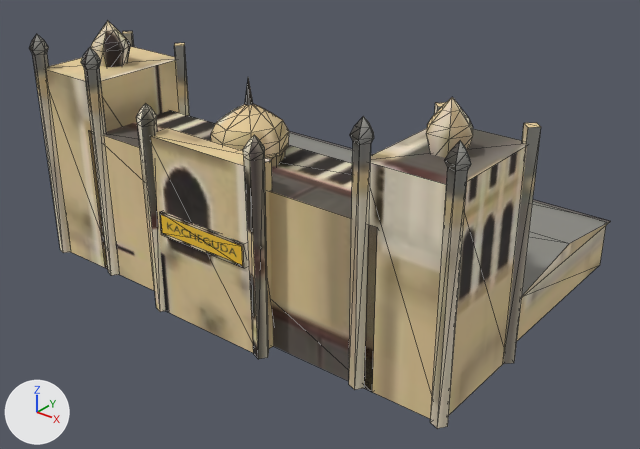
The glTF model nostalgia/assets3d/kachiguda_station.glb as it was, and as the next commit left it.
Rendered twice from a 50 mm camera at (102.2, -132.0, 89.5) aimed at (2.5, -7.4, 12.2). The lights are fixed; the arrows at lower left show +X, +Y and +Z. The older version comes first. Mesh edges are drawn as thin lines. Vertices at exactly the same position are counted once.

The first picture shows 'kachiguda_station_body', 'name_board'.
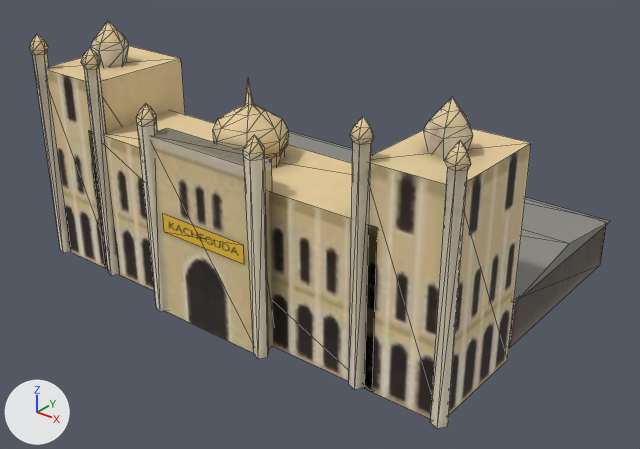
Edits to the bpy script that builds the scene:
```text
Change me_kachiguda_station_body:
    used by ob_kachiguda_station_body; location = (0.0, 0.0, 0.0)
    remove me_kachiguda_station_body.from_pydata(...)  # 327 vertices, 520 faces; spans x -48.6..49.0, y -38.2..35.1, z 0.0..49.5
    add me_kachiguda_station_body.from_pydata(...)  # 271 vertices, 441 faces; spans x -48.6..49.0, y -38.2..35.1, z 0.0..49.5
    me_kachiguda_station_body part 1: the loose piece of 8 vertices spanning x -32.5..-29.5, y -12.4..-9.6, z 0.8..43.9 is deleted
    me_kachiguda_station_body part 2: the loose piece of 8 vertices spanning x -10.2..10.2, y -37.5..-36.5, z 17.7..22.2 is deleted
    me_kachiguda_station_body part 3: the loose piece of 8 vertices spanning x 29.5..32.5, y -12.4..-9.6, z 0.8..43.9 is deleted
    me_kachiguda_station_body part 4: the loose piece of 8 vertices spanning x -48.5..-45.5, y -12.4..-9.6, z 0.8..43.9 is deleted
    me_kachiguda_station_body part 5: the loose piece of 8 vertices spanning x 45.5..48.5, y -12.4..-9.6, z 0.8..43.9 is deleted
    me_kachiguda_station_body part 6: 44 vertices moved from x -6.8..4.9, y -30.9..-17.1, z 30.0..41.0 to x -6.2..4.3, y -30.8..-17.2, z 30.0..41.0; 12 vertices removed from x -6.9..-0.7, y -28.8..-19.1, z 30.0..41.0; 4 vertices added at x -6.2..-2.5, y -27.0..-21.0, z 33.0..39.8
    me_kachiguda_station_body part 7: 16 vertices moved from x -41.0..-37.0, y -25.4..-18.6, z 40.0..47.7 to x -42.2..-37.8, y -25.8..-18.2, z 40.0..47.7; 4 vertices removed from x -43.0..-40.5, y -22.0, z 40.0..47.7
    me_kachiguda_station_body part 8: 16 vertices moved from x 37.0..41.0, y -25.4..-18.6, z 40.0..47.7 to x 35.8..40.2, y -25.8..-18.2, z 40.0..47.7; 4 vertices removed from x 35.0..37.5, y -22.0, z 40.0..47.7
    me_kachiguda_station_body part 9: 400 kept faces spanning x -48.6..49.0, y -38.2..35.1, z 0.0..49.5 get new texture (UV) coordinates
```

Pixel boxes (x1, y1, x2, y2) of what changed, in the pictures (640 x 449 px; the box of a moved part takes in the faces that stretch with it):
part 1 of me_kachiguda_station_body, deleted
    before: (174, 43, 190, 116)
part 2 of me_kachiguda_station_body, deleted
    before: (160, 211, 246, 268)
part 3 of me_kachiguda_station_body, deleted
    before: (434, 102, 446, 114)
part 4 of me_kachiguda_station_body, deleted
    before: (122, 31, 134, 47)
part 5 of me_kachiguda_station_body, deleted
    before: (503, 123, 541, 364)
part 6 of me_kachiguda_station_body, moved or reshaped
    before: (211, 79, 289, 167)
    after: (213, 79, 289, 166)
part 7 of me_kachiguda_station_body, moved or reshaped
    before: (91, 21, 131, 67)
    after: (91, 21, 129, 67)
part 8 of me_kachiguda_station_body, moved or reshaped
    before: (426, 97, 473, 158)
    after: (423, 97, 473, 158)
part 9 of me_kachiguda_station_body, surface changed
    both: (29, 22, 611, 428)
